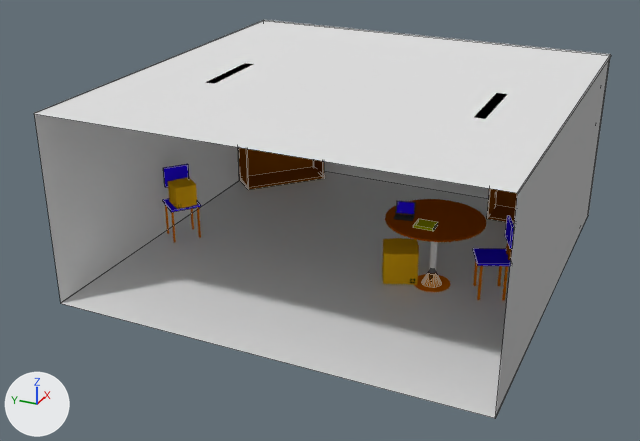
An edit to the Blender file room world/scenes/RW201.blend, drawn before and after from the same camera.
Both versions are drawn from a 50 mm camera at (-32.1, -13.1, 17.5) aimed at (-1.1, 0.9, 2.0). Every picture has the same lights, and +X, +Y and +Z are marked at lower left. Mesh edges are drawn as thin lines on the coarser meshes.

In view in the first picture: 'Bookshelf 1', 'Cardbox 1', 'Cardbox 2', 'Ceiling', 'East Wall', 'Floor', 'North Wall', 'Table', 'West Wall', 'bookshelf1_pt001', 'bookshelf1_pt001.001', 'bookshelf1_pt005', 'bookshelf1_pt005.001', 'bookshelf1_pt006.001'.
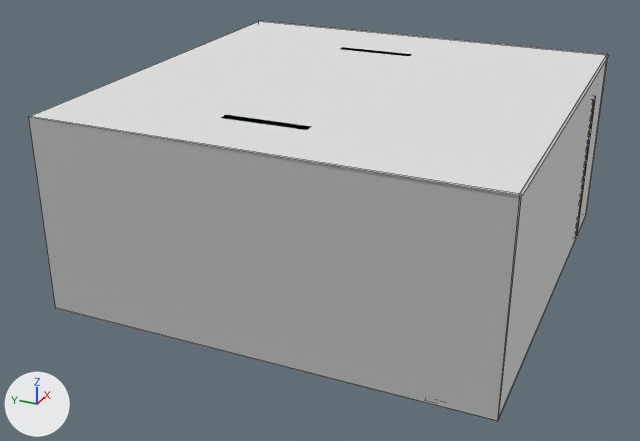
Where the change shows, as pixel boxes (x1, y1, x2, y2) in the pictures (640 x 441 px):
'East Wall', moved, turned: before (496, 59, 609, 417); after (29, 116, 522, 422)
'Ceiling', recoloured, moved, turned: before (35, 21, 611, 193); after (30, 22, 608, 196)
'West Wall', recoloured, moved, turned: before (34, 20, 264, 303); after (259, 21, 608, 215)
'North Wall', recoloured, moved, turned: before (264, 20, 610, 215); after (498, 55, 607, 417)
'Bookshelf 1', recoloured: (248, 96, 596, 239) in both
'bookshelf1_pt001.001', recoloured: (240, 167, 325, 190) in both
'bookshelf1_pt001', moved (not visible afterwards): before (487, 205, 516, 223)
'bookshelf1_pt005.001', recoloured: (238, 147, 249, 187) in both
'bookshelf1_pt005', moved (not visible afterwards): before (487, 189, 497, 216)
'bookshelf1_pt006.001', recoloured: (313, 109, 593, 176) in both
'Floor', unchanged, covered by the edit: before (61, 171, 588, 418); after (323, 376, 496, 421)
'Table', unchanged, covered by the edit: before (385, 199, 486, 242)
'Cardbox 2', unchanged, covered by the edit: before (382, 238, 419, 285)

The change in detail:
Material 'Material.013' (mat_material_013) changes colour from brown #8b4b00 to white #ffffff; in linear values from (0.26, 0.0695, 0.0) to (1.0, 1.0, 1.0).
Material 'Material.001' (mat_material_001) changes colour from light grey #e2e2e2 to brown #8b4b00; in linear values from (0.763, 0.763, 0.763) to (0.26, 0.0695, 0.0).
Material 'Material' (mat_material) is new.
Its base color is (0.763, 0.763, 0.763) (light grey #e2e2e2).
me_cube_028 has 8 vertices, 6 faces and spans x -0.03..0.03, y -2.14..2.14, z -3.34..3.34.
me_cube_028 no longer uses material mat_material_013 (brown #8b4b00).
me_cube_028 now uses material mat_material_001 (brown #8b4b00).
me_cube_036 has 8 vertices, 6 faces and spans x -1.0..1.0, y -1.0..1.0, z -1.0..1.0.
me_cube_036 no longer uses material mat_material_013 (brown #8b4b00).
me_cube_036 now uses material mat_material_001 (brown #8b4b00).
me_cube_040 has 8 vertices, 6 faces and spans x -1.0..1.0, y -1.0..1.0, z -1.0..1.0.
me_cube_040 no longer uses material mat_material_013 (brown #8b4b00).
me_cube_040 now uses material mat_material_001 (brown #8b4b00).
me_cube_041 has 8 vertices, 6 faces and spans x -1.0..1.0, y -1.0..1.0, z -1.0..1.0.
me_cube_041 no longer uses material mat_material_013 (brown #8b4b00).
me_cube_041 now uses material mat_material_001 (brown #8b4b00).
me_plane_015 has 4 vertices, 1 face and spans x -1.0..1.0, y -1.0..1.0, z 0.0.
me_plane_015 no longer uses material mat_material_001 (light grey #e2e2e2).
me_plane_015 now uses material mat_material (light grey #e2e2e2).
me_plane_001 has 4 vertices, 1 face and spans x 0.0, y -8.8..8.8, z -3.9..3.9.
me_plane_001 no longer uses material mat_material_001 (light grey #e2e2e2).
me_plane_001 now uses material mat_material (light grey #e2e2e2).
In object 'bookshelf1_pt001' (ob_bookshelf1_pt001), matrix_parent_inverse goes from Matrix(((1.0, 0.0, 0.0, 0.96), (0.0, 1.0, 0.0, -0.652), (0.0, 0.0, 1.0, -3.57), (0.0, 0.0, 0.0, 1.0))) to Matrix(((-0.0199, 1.0, 0.0, 7.714), (-1.0, -0.0199, 0.0, -6.64), (0.0, 0.0, 1.0, -3.348), (0.0, 0.0, 0.0, 1.0))).
In object 'bookshelf1_pt005' (ob_bookshelf1_pt005), matrix_parent_inverse goes from Matrix(((1.0, 0.0, 0.0, 0.96), (0.0, 1.0, 0.0, -0.652), (0.0, 0.0, 1.0, -3.57), (0.0, 0.0, 0.0, 1.0))) to Matrix(((-0.0199, 1.0, 0.0, 7.714), (-1.0, -0.0199, 0.0, -6.64), (0.0, 0.0, 1.0, -3.348), (0.0, 0.0, 0.0, 1.0))).
Object 'Ceiling' (ob_ceiling) moves from (0.36, 0.01, 7.76) to (0.0, -0.04, 7.8).
Object 'Ceiling' (ob_ceiling) turns from (0, 0, 179) to (0, 0, 90) degrees about x, y and z.
Object 'East Wall' (ob_east_wall) moves from (0.24, -8.73, 3.85) to (-8.74, -0.03, 3.89).
Object 'East Wall' (ob_east_wall) turns from (0, 0, 89) to (0, 0, 360) degrees about x, y and z.
Object 'North Wall' (ob_north_wall) moves from (9.07, -0.08, 3.89) to (0.04, -8.75, 3.93).
Object 'North Wall' (ob_north_wall) turns from (0, 0, 179) to (0, 0, 90) degrees about x, y and z.
Object 'West Wall' (ob_west_wall) moves from (0.44, 8.78, 3.87) to (8.78, 0.0, 3.92).
Object 'West Wall' (ob_west_wall) turns from (0, 0, 89) to (0, 0, 360) degrees about x, y and z.
